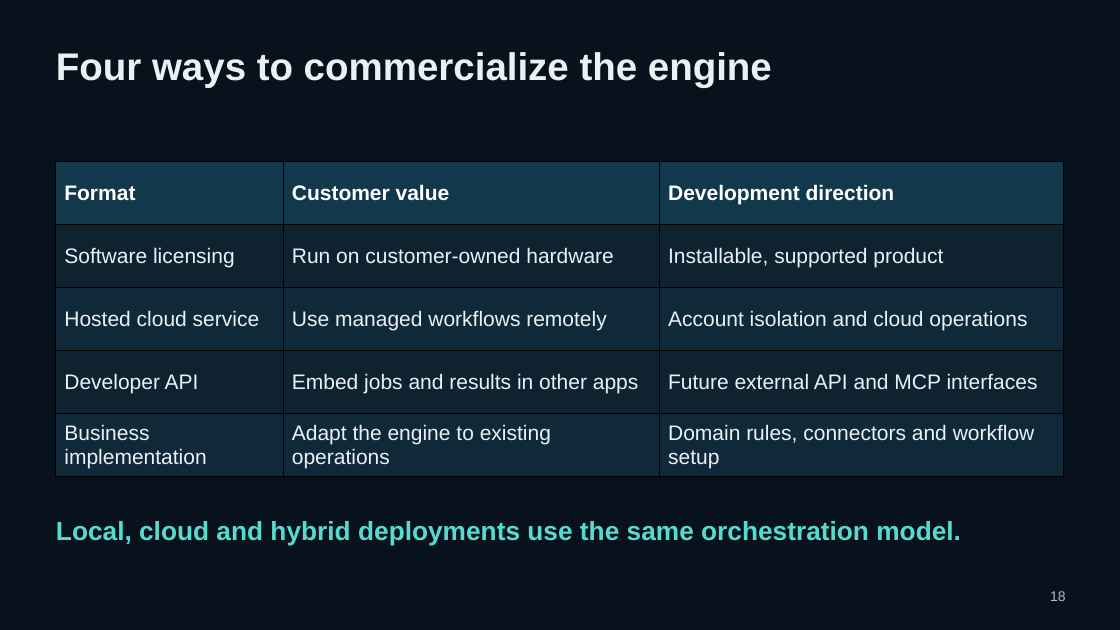
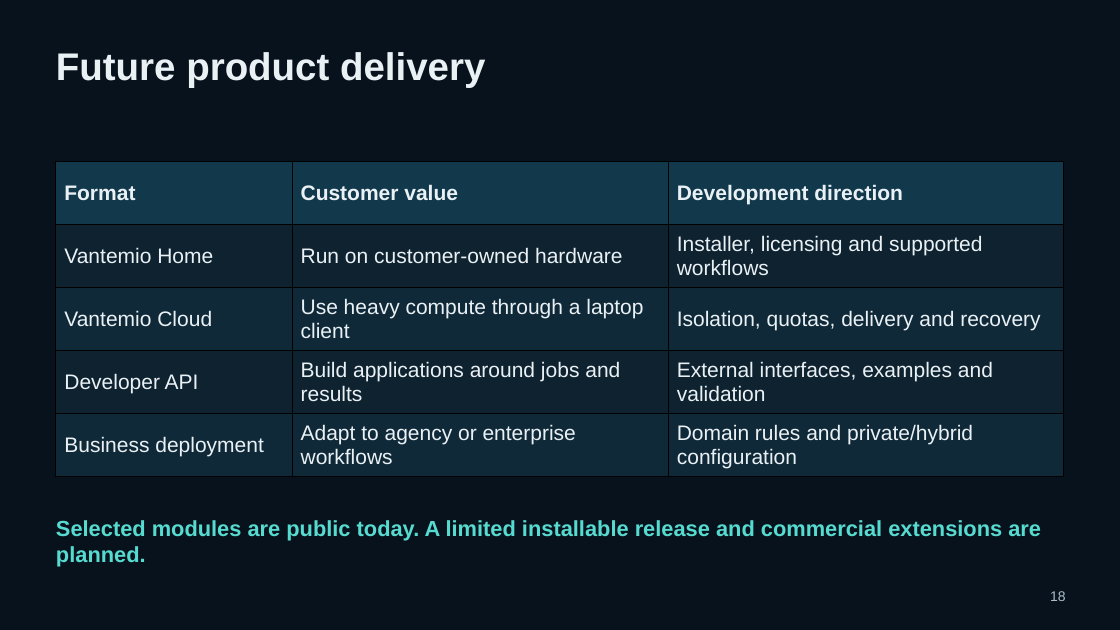
Before and after one commit to pavlichuckcrypt-maker/Vantemio, a slide deck: slide 18 of docs/pitch/Vantemio_Presentation_2026-10-05.pptx. Drawn at 1120x630 pixels with LibreOffice and Linux fonts; fonts in the diff are those of the drawing. Boxes give left, top, right and bottom in pixels: in the first picture for what was removed or moved away, otherwise in the second. Text is boxed around its words. In the diff, an @@ line names an element or a change of style, - is before the commit and + after.

Commit message:
Update Vantemio pitch and funding scenarios
8 October 2026 presentation: current development status, deployment profiles, Market service acceptance, Donations and planned AI avatars, $150k solo / $400k team funding and DGX Spark AI offload. Preserve stable pitch paths. Expected performance improvements are validation targets.

```diff
--- a/docs/pitch/Vantemio_Presentation_2026-10-05.pptx
+++ b/docs/pitch/Vantemio_Presentation_2026-10-05.pptx
@@ text at [56,52,485,88]: text changed @@
-Four ways to commercialize the engine
+Future product delivery
@@ table at [56,162,1065,477] @@
-row 2, column 1: Software licensing
+row 2, column 1: Vantemio Home
-row 2, column 3: Installable, supported product
+row 2, column 3: Installer, licensing and supported workflows
-row 3: Hosted cloud service | Use managed workflows remotely | Account isolation and cloud operations
+row 3: Vantemio Cloud | Use heavy compute through a laptop client | Isolation, quotas, delivery and recovery
-row 4, column 2: Embed jobs and results in other apps
+row 4, column 2: Build applications around jobs and results
-row 4, column 3: Future external API and MCP interfaces
+row 4, column 3: External interfaces, examples and validation
-row 5: Business implementation | Adapt the engine to existing operations | Domain rules, connectors and workflow setup
+row 5: Business deployment | Adapt to agency or enterprise workflows | Domain rules and private/hybrid configuration
@@ text colour #FFFFFF to #EAF1F5 in "Format", "Customer value", "Development direction" @@
@@ text at [56,520,1041,567]: text changed; size 22.5 to 18.8 pt @@
-Local, cloud and hybrid deployments use the same orchestration model.
+Selected modules are public today. A limited installable release and commercial extensions are planned.
```
Also in this commit, not shown: 27 other slides changed, 8 slides added, 5 slides removed, 1 other file.
